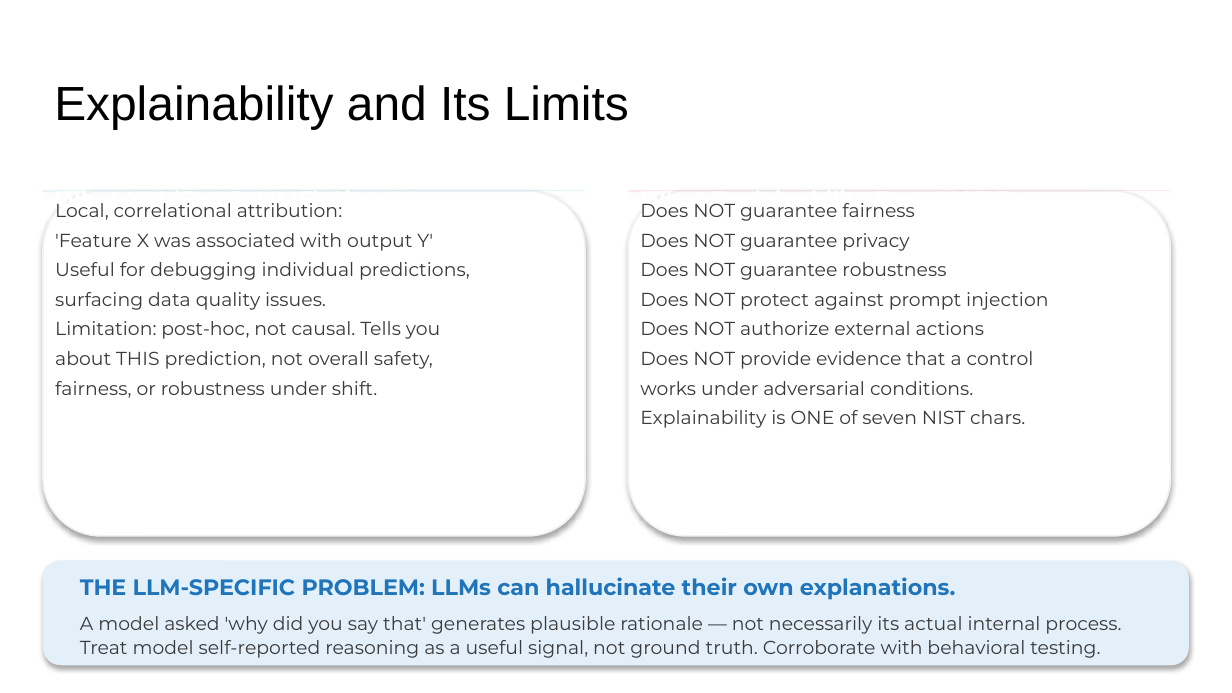
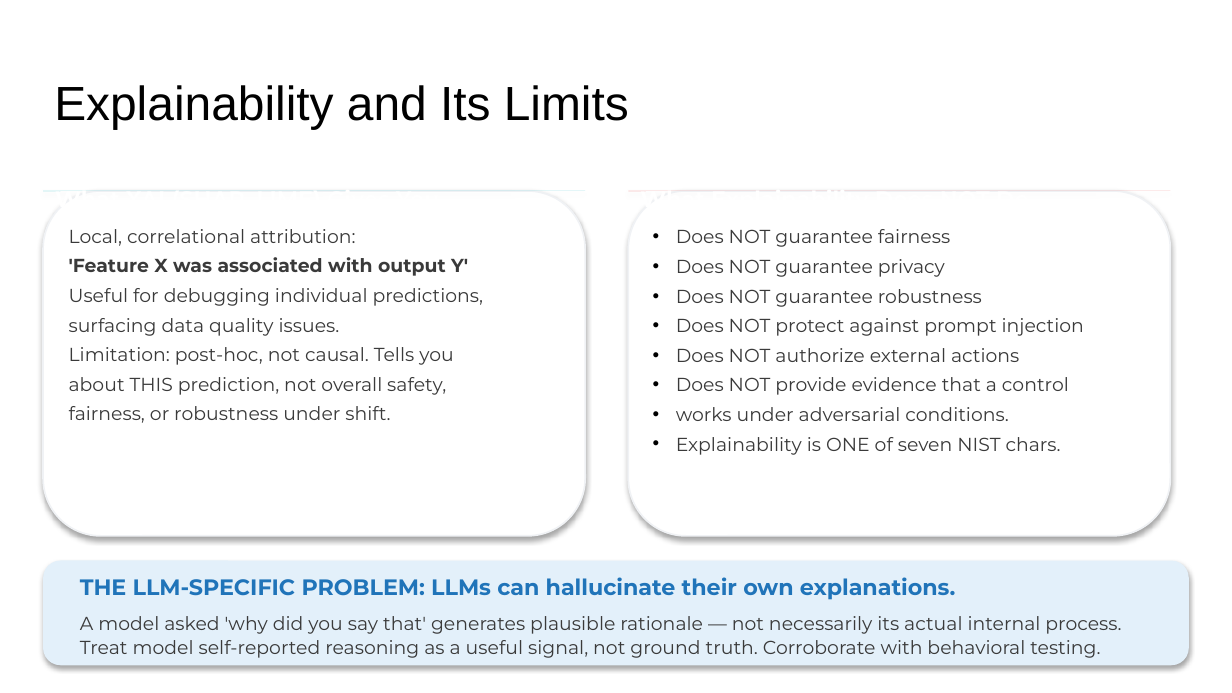
Before and after one commit to aashishpokharel/kss_trustworthy_ai, a slide deck: slide 10 of presentations/KSS_output_v2.pptx (slide 9 before the commit). Drawn at 1232x693 pixels with LibreOffice and Linux fonts; fonts in the diff are those of the drawing. Boxes give left, top, right and bottom in pixels: in the first picture for what was removed or moved away, otherwise in the second. Text is boxed around its words. In the diff, an @@ line names an element or a change of style, - is before the commit and + after.

```diff
--- a/presentations/KSS_output_v2.pptx
+++ b/presentations/KSS_output_v2.pptx
@@ text "Local, correlational attribution:": place and size @@
-text "Local, correlational attribution:" at (55, 203, 470, 398)
+text "Local, correlational attribution:" at (69, 229, 484, 423)
@@ text "Does NOT guarantee fairness": place and size @@
-text "Does NOT guarantee fairness" at (640, 203, 1048, 428)
+text "Does NOT guarantee fairness" at (676, 229, 1084, 455)
@@ text "Does NOT guarantee fairness" at (676, 229, 1084, 455): bullet none to • @@
@@ text at (69, 257, 468, 276): bold on in "'Feature X was associated with output Y'" @@
```
Also in this commit, not shown: 9 other slides changed, 1 slide added.
